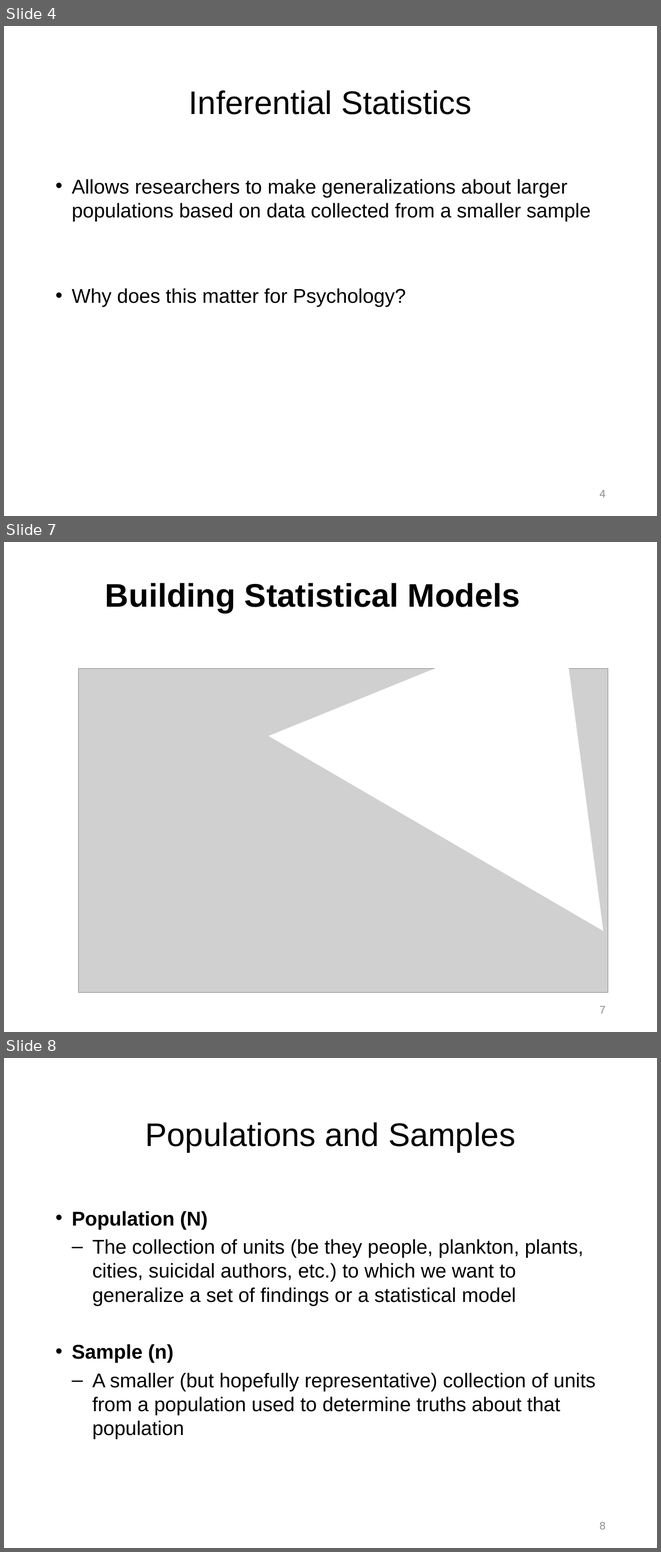
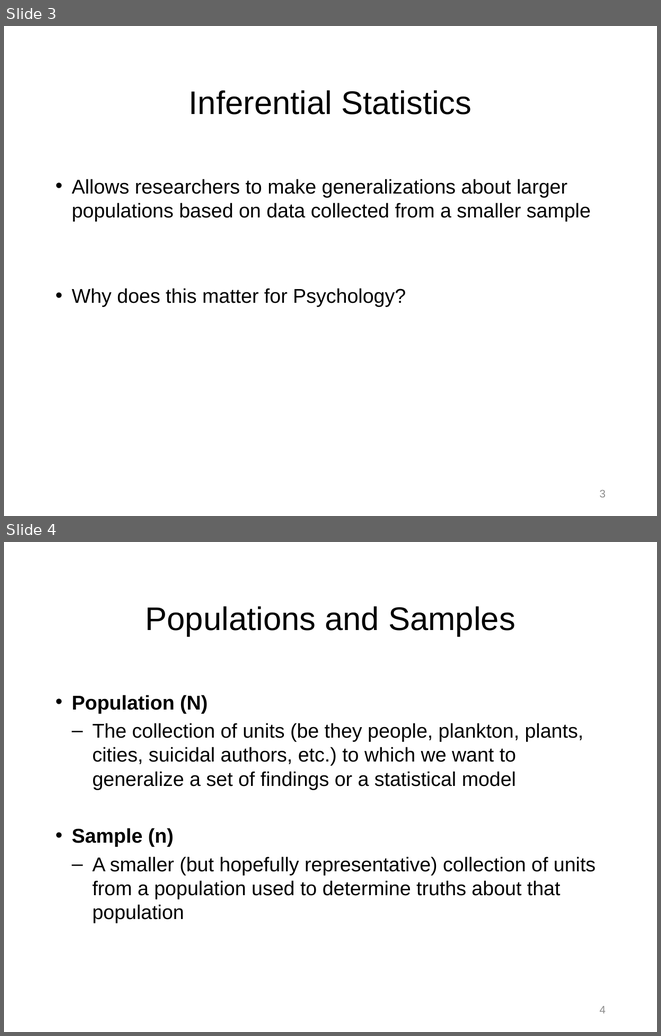
Before and after one commit to npm27/Teaching-Materials, a slide deck: Stats/Slides/2 Chapter 2 Slides.pptx. Shown one above the other, each under a label of ours: slides 4, 7 and 8 before the commit, slides 3 and 4 after it; the slides between them are not shown. The pictures are 661x1552 and 661x1036 pixels, drawn with LibreOffice and Linux fonts; fonts in the diff are those of the drawing; grey boxes stand for pictures. Boxes give left, top, right and bottom in pixels: in the first picture for what was removed or moved away, otherwise in the second. Text is boxed around its words. In the diff, an @@ line names an element or a change of style, - is before the commit and + after.

```diff
--- a/Stats/Slides/2 Chapter 2 Slides.pptx
+++ b/Stats/Slides/2 Chapter 2 Slides.pptx
@@ slide 7 removed at box(4, 542, 657, 1032), background #FFFFFF @@
@@ triangle removed at box(270, 542, 657, 930) @@
@@ title removed at box(105, 583, 520, 613) @@
-Building Statistical Models
@@ picture removed at box(78, 669, 608, 992) @@
@@ page number removed at box(600, 1006, 606, 1013) @@
-7
@@ what was slide 4 is now slide 3 @@
@@ page number at box(600, 490, 606, 497): text changed @@
-4
+3
@@ what was slide 8 is now slide 4 @@
@@ page number at box(600, 1006, 606, 1013): text changed @@
-8
+4
```
Also in this commit, not shown: 7 slides changed, 5 other slides removed, 3 other files.
